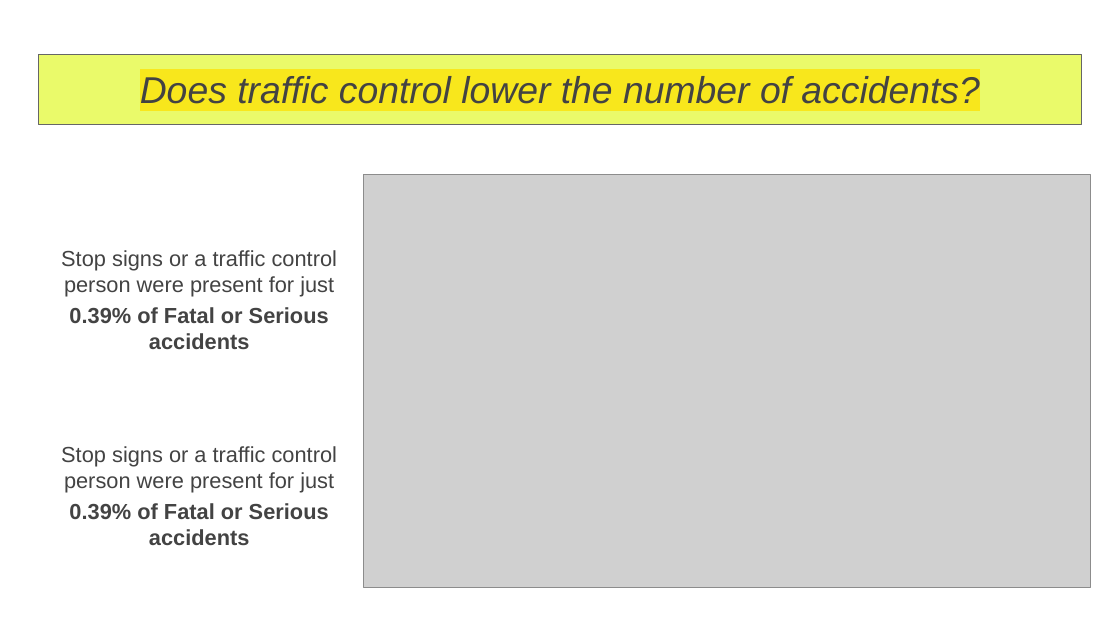
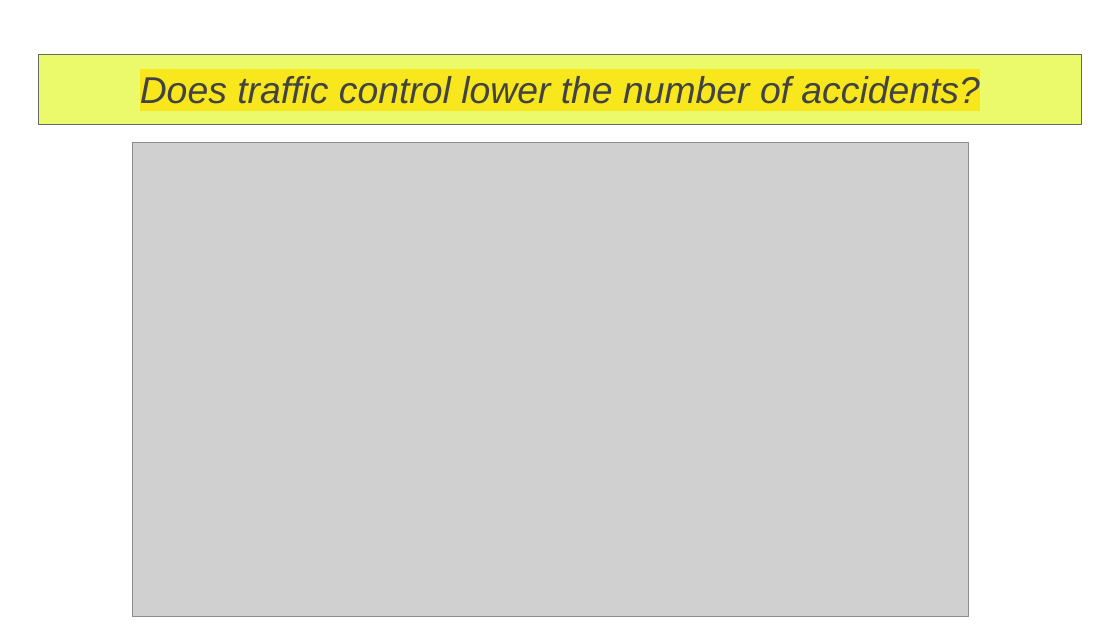
Before and after one commit to bailatrix/London-Traffic-Trends, a slide deck: slide 14 of Accident Trends in London.pptx (slide 17 before the commit). Drawn at 1120x630 pixels with LibreOffice and Linux fonts; fonts in the diff are those of the drawing; grey boxes stand for pictures. Boxes give left, top, right and bottom in pixels: in the first picture for what was removed or moved away, otherwise in the second. Text is boxed around its words. In the diff, an @@ line names an element or a change of style, - is before the commit and + after.

```diff
--- a/Accident Trends in London.pptx
+++ b/Accident Trends in London.pptx
@@ picture: place and size @@
-picture at <box>364,175,1091,587</box>
+picture at <box>132,142,968,616</box>
@@ text removed at <box>61,250,337,349</box> @@
-Stop signs or a traffic control person were present for just
-0.39% of Fatal or Serious accidents
@@ text removed at <box>61,446,337,545</box> @@
-Stop signs or a traffic control person were present for just
-0.39% of Fatal or Serious accidents
```
Also in this commit, not shown: 8 other slides changed, 8 slides added, 10 slides removed.
